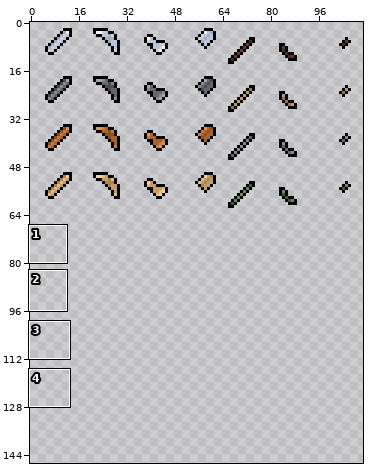
Edited in one commit: sprite sheet (assets/sprites/tools.png). Above, an overview of the earlier version with the close-up marked.
Close-up. Old version:
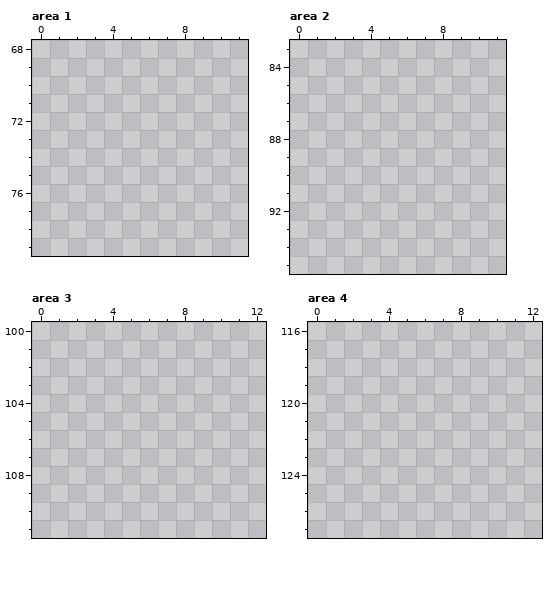
The file is 160x160 pixels. Shown: area 1: x 0..11, y 68..79; area 2: x 0..11, y 83..95; area 3: x 0..12, y 100..111; area 4: x 0..12, y 116..127. The wide view leaves out empty margins. The commit also changed other parts of the picture, which this record leaves out.
And afterwards:
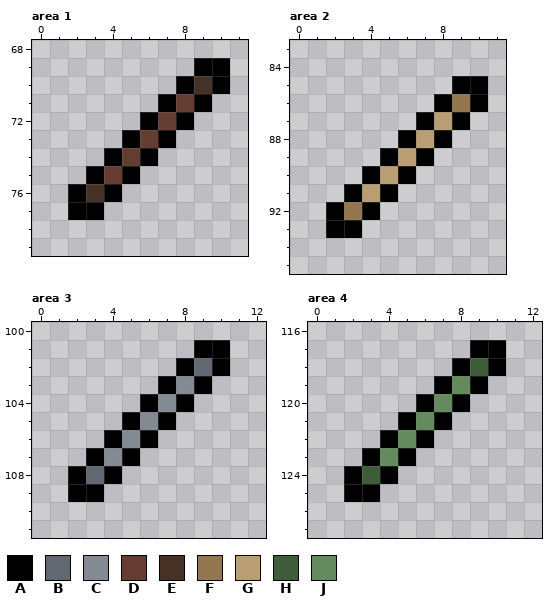
Palette (. is transparent): A #000000  B #626871  C #848a93  D #653c31  E #453125  F #93774f  G #b99d73  H #3c5d38  J #638b5e
Difference:
--- area 1
@@ x 0..11 @@
 68 ............
-69 ............
-70 ............
-71 ............
-72 ............
-73 ............
-74 ............
-75 ............
-76 ............
-77 ............
+69 .........AA.
+70 ........AEA.
+71 .......ADA..
+72 ......ADA...
+73 .....ADA....
+74 ....ADA.....
+75 ...ADA......
+76 ..AEA.......
+77 ..AA........
 78 ............
--- area 2
@@ x 0..11 @@
 84 ............
-85 ............
-86 ............
-87 ............
-88 ............
-89 ............
-90 ............
-91 ............
-92 ............
-93 ............
+85 .........AA.
+86 ........AFA.
+87 .......AGA..
+88 ......AGA...
+89 .....AGA....
+90 ....AGA.....
+91 ...AGA......
+92 ..AFA.......
+93 ..AA........
 94 ............
--- area 3
@@ x 0..12 @@
 100 .............
-101 .............
-102 .............
-103 .............
-104 .............
-105 .............
-106 .............
-107 .............
-108 .............
-109 .............
+101 .........AA..
+102 ........ABA..
+103 .......ACA...
+104 ......ACA....
+105 .....ACA.....
+106 ....ACA......
+107 ...ACA.......
+108 ..ABA........
+109 ..AA.........
 110 .............
--- area 4
@@ x 0..12 @@
 116 .............
-117 .............
-118 .............
-119 .............
-120 .............
-121 .............
-122 .............
-123 .............
-124 .............
-125 .............
+117 .........AA..
+118 ........AHA..
+119 .......AJA...
+120 ......AJA....
+121 .....AJA.....
+122 ....AJA......
+123 ...AJA.......
+124 ..AHA........
+125 ..AA.........
 126 .............
Changed places in both close-ups, as pixel boxes (x1, y1, x2, y2):
added: (68, 58, 230, 220)
added: (326, 76, 488, 238)
added: (68, 340, 230, 502)
added: (344, 340, 506, 502)
